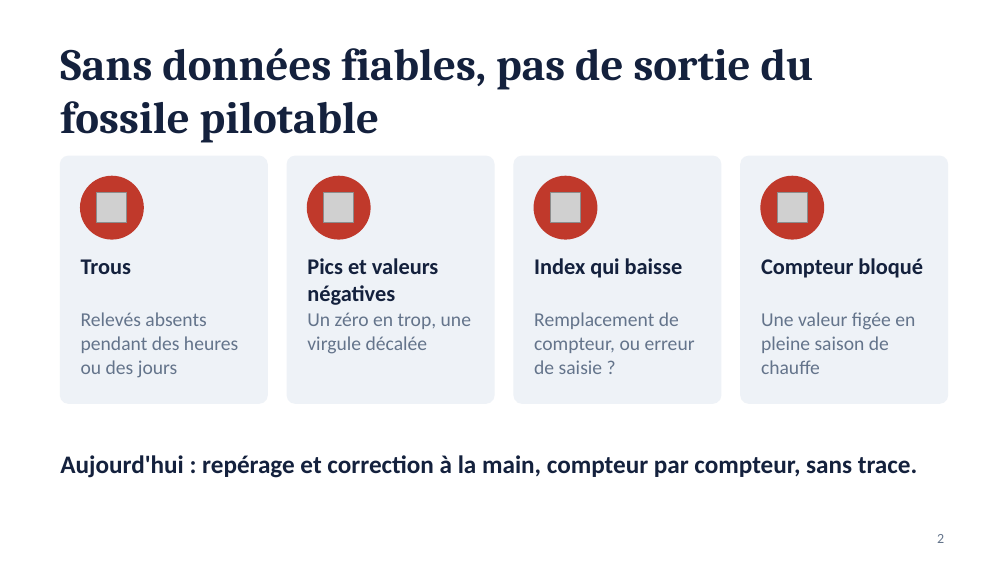
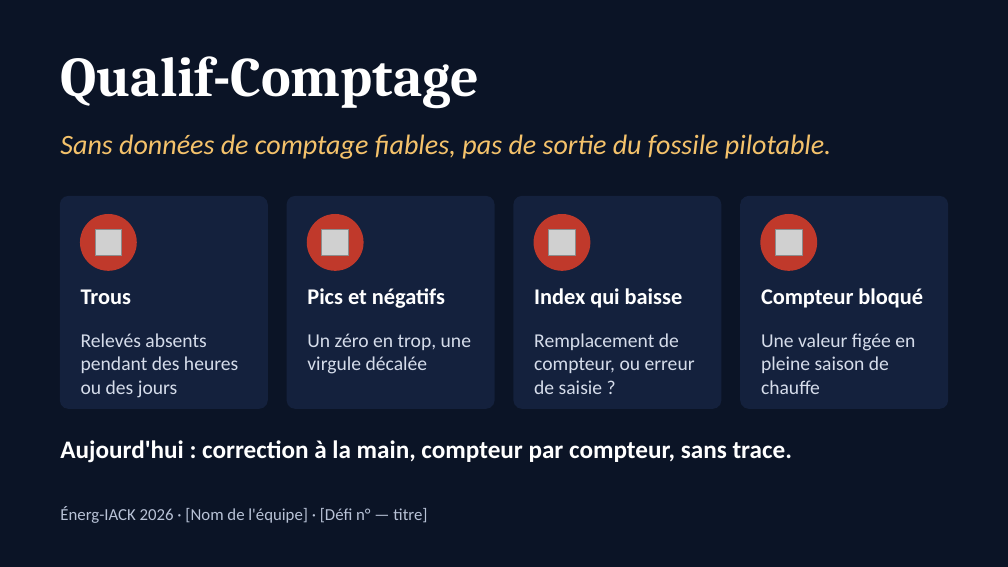
Before and after one commit to loicgilbert74000-coder/qualif-comptage, a slide deck: slide 1 of pitch/qualif-comptage-pitch.pptx (slide 2 before the commit). Drawn at 1008x567 pixels with LibreOffice and Linux fonts; fonts in the diff are those of the drawing; grey boxes stand for pictures. Boxes give left, top, right and bottom in pixels: in the first picture for what was removed or moved away, otherwise in the second. Text is boxed around its words. In the diff, an @@ line names an element or a change of style, - is before the commit and + after.

```diff
--- a/pitch/qualif-comptage-pitch.pptx
+++ b/pitch/qualif-comptage-pitch.pptx
@@ background #FFFFFF to #0B1426 @@
@@ text added at bbox=[60, 56, 479, 108], 40 pt, text #FFFFFF, bold @@
+Qualif-Comptage
@@ text at bbox=[60, 134, 831, 159]: text changed; size 32 to 20 pt; font Cambria to Calibri; text colour #14213D to #F4C26B; bold off; italic on @@
-Sans données fiables, pas de sortie du fossile pilotable
+Sans données de comptage fiables, pas de sortie du fossile pilotable.
@@ text "Sans données de comptage fiables, ..." at bbox=[60, 134, 831, 159]: vertical alignment top to middle @@
@@ rounded rectangle: place and size @@
-rounded rectangle at bbox=[60, 156, 267, 403]
+rounded rectangle at bbox=[60, 197, 267, 408]
@@ rounded rectangle: place and size @@
-rounded rectangle at bbox=[287, 156, 494, 403]
+rounded rectangle at bbox=[287, 197, 494, 408]
@@ rounded rectangle: place and size @@
-rounded rectangle at bbox=[514, 156, 721, 403]
+rounded rectangle at bbox=[514, 197, 721, 408]
@@ fill #EEF2F7 to #14213D; outline #EEF2F7 1 pt to #14213D 1 pt in 4 elements at bbox=[60, 197, 267, 408], bbox=[287, 197, 494, 408], bbox=[514, 197, 721, 408], bbox=[741, 197, 948, 408] @@
@@ rounded rectangle: place and size @@
-rounded rectangle at bbox=[741, 156, 948, 403]
+rounded rectangle at bbox=[741, 197, 948, 408]
@@ ellipse: place and size @@
-ellipse at bbox=[81, 176, 143, 239]
+ellipse at bbox=[81, 215, 136, 270]
@@ picture: place and size @@
-picture at bbox=[97, 193, 127, 223]
+picture at bbox=[95, 229, 121, 255]
@@ ellipse: place and size @@
-ellipse at bbox=[307, 176, 370, 239]
+ellipse at bbox=[307, 215, 363, 270]
@@ picture: place and size @@
-picture at bbox=[324, 193, 354, 223]
+picture at bbox=[322, 229, 348, 255]
@@ ellipse: place and size @@
-ellipse at bbox=[534, 176, 597, 239]
+ellipse at bbox=[534, 215, 590, 270]
@@ picture: place and size @@
-picture at bbox=[550, 193, 581, 223]
+picture at bbox=[548, 229, 575, 255]
@@ ellipse: place and size @@
-ellipse at bbox=[761, 176, 824, 239]
+ellipse at bbox=[761, 215, 816, 270]
@@ picture: place and size @@
-picture at bbox=[777, 193, 807, 223]
+picture at bbox=[775, 229, 801, 255]
@@ text "Trous": place and size @@
-text "Trous" at bbox=[81, 259, 131, 274]
+text "Trous" at bbox=[81, 289, 131, 304]
@@ text at bbox=[307, 288, 445, 308]: text changed; text colour #14213D to #FFFFFF @@
-Pics et valeurs négatives
+Pics et négatifs
@@ text "Index qui baisse": place and size @@
-text "Index qui baisse" at bbox=[534, 258, 683, 278]
+text "Index qui baisse" at bbox=[534, 288, 683, 308]
@@ text colour #14213D to #FFFFFF in 3 elements at bbox=[81, 289, 131, 304], bbox=[534, 288, 683, 308], bbox=[761, 288, 923, 308] @@
@@ text "Compteur bloqué": place and size @@
-text "Compteur bloqué" at bbox=[761, 258, 923, 278]
+text "Compteur bloqué" at bbox=[761, 288, 923, 308]
@@ text "Relevés absents pendant des heures ...": place and size @@
-text "Relevés absents pendant des heures ..." at bbox=[81, 312, 238, 378]
+text "Relevés absents pendant des heures ..." at bbox=[81, 333, 238, 398]
@@ text "Un zéro en trop, une ...": place and size @@
-text "Un zéro en trop, une ..." at bbox=[307, 312, 471, 354]
+text "Un zéro en trop, une ..." at bbox=[307, 333, 471, 374]
@@ text colour #64748B to #D5DCEA in 4 elements at bbox=[81, 333, 238, 398], bbox=[307, 333, 471, 374], bbox=[761, 333, 915, 394], bbox=[534, 333, 695, 394] @@
@@ text "Remplacement de compteur, ou erreur ...": place and size @@
-text "Remplacement de compteur, ou erreur ..." at bbox=[534, 312, 695, 374]
+text "Remplacement de compteur, ou erreur ..." at bbox=[534, 333, 695, 394]
@@ text "Une valeur figée en pleine ...": place and size @@
-text "Une valeur figée en pleine ..." at bbox=[761, 312, 915, 374]
+text "Une valeur figée en pleine ..." at bbox=[761, 333, 915, 394]
@@ text at bbox=[60, 440, 792, 463]: text changed; text colour #14213D to #FFFFFF @@
-Aujourd'hui : repérage et correction à la main, compteur par compteur, sans trace.
+Aujourd'hui : correction à la main, compteur par compteur, sans trace.
@@ text added at bbox=[60, 507, 427, 523], 12 pt, text #B8C2D6 @@
+Énerg-IACK 2026 · [Nom de l'équipe] · [Défi n° — titre]
@@ page number removed at bbox=[937, 534, 944, 543] @@
-2
```
Also in this commit, not shown: 1 other slide changed, 1 slide removed, 2 other files.
